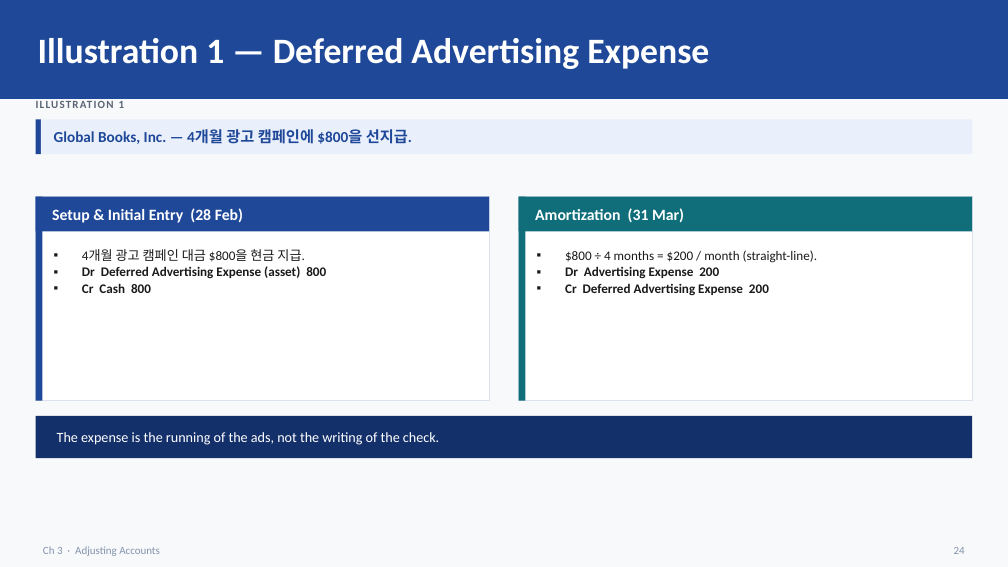
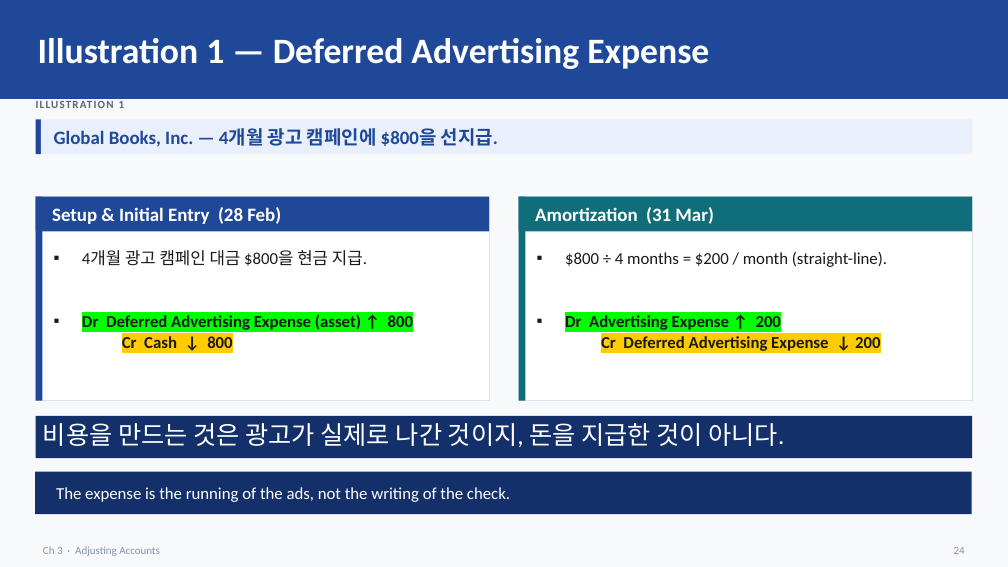
Before and after one commit to keejae/financial-accounting, a slide deck: slide 26 of files/week2/korean/Wk2_L5_slides.pptx (slide 27 before the commit). Drawn at 1008x567 pixels with LibreOffice and Linux fonts; fonts in the diff are those of the drawing. Boxes give left, top, right and bottom in pixels: in the first picture for what was removed or moved away, otherwise in the second. Text is boxed around its words. In the diff, an @@ line names an element or a change of style, - is before the commit and + after.

```diff
--- a/files/week2/korean/Wk2_L5_slides.pptx
+++ b/files/week2/korean/Wk2_L5_slides.pptx
@@ text "Global Books, Inc. — 4개월 ..." at bbox=[54, 128, 498, 147]: size 14.5 to 18 pt @@
@@ text "Setup & Initial Entry (28 ..." at bbox=[52, 207, 281, 224]: size 15 to 18 pt @@
@@ text "Amortization (31 Mar)" at bbox=[535, 207, 713, 224]: size 15 to 18 pt @@
@@ text at bbox=[82, 250, 367, 266]: size 12.5 to 16 pt in "4개월 광고 캠페인 대금 $800을 현금 지급." @@
@@ text at bbox=[565, 252, 887, 267]: size 12.5 to 16 pt in "$800 ÷ 4 months = $200 / ..." @@
@@ text at bbox=[82, 314, 413, 348]: text changed; size 12.5 to 16 pt @@
-▪ Dr Deferred Advertising Expense (asset) 800
-▪ Cr Cash 800
+▪ Dr Deferred Advertising Expense (asset) ↑ 800
+Cr Cash ↓ 800
@@ text at bbox=[565, 315, 880, 351]: text changed; size 12.5 to 16 pt @@
-▪ Dr Advertising Expense 200
-▪ Cr Deferred Advertising Expense 200
+▪ Dr Advertising Expense ↑ 200
+Cr Deferred Advertising Expense ↓ 200
@@ text in rectangle at bbox=[43, 423, 785, 447]: text added @@
+비용을 만드는 것은 광고가 실제로 나간 것이지, 돈을 지급한 것이 아니다.
@@ rectangle added at bbox=[35, 472, 972, 514], fill #14306B @@
@@ text "The expense is the running ...": place and size @@
-text "The expense is the running ..." at bbox=[57, 432, 439, 445]
+text "The expense is the running ..." at bbox=[56, 487, 510, 502]
@@ text "The expense is the running ..." at bbox=[56, 487, 510, 502]: size 13.5 to 16 pt @@
```
Also in this commit, not shown: 30 other slides changed, 7 slides added, 9 slides removed, 11 other files.
